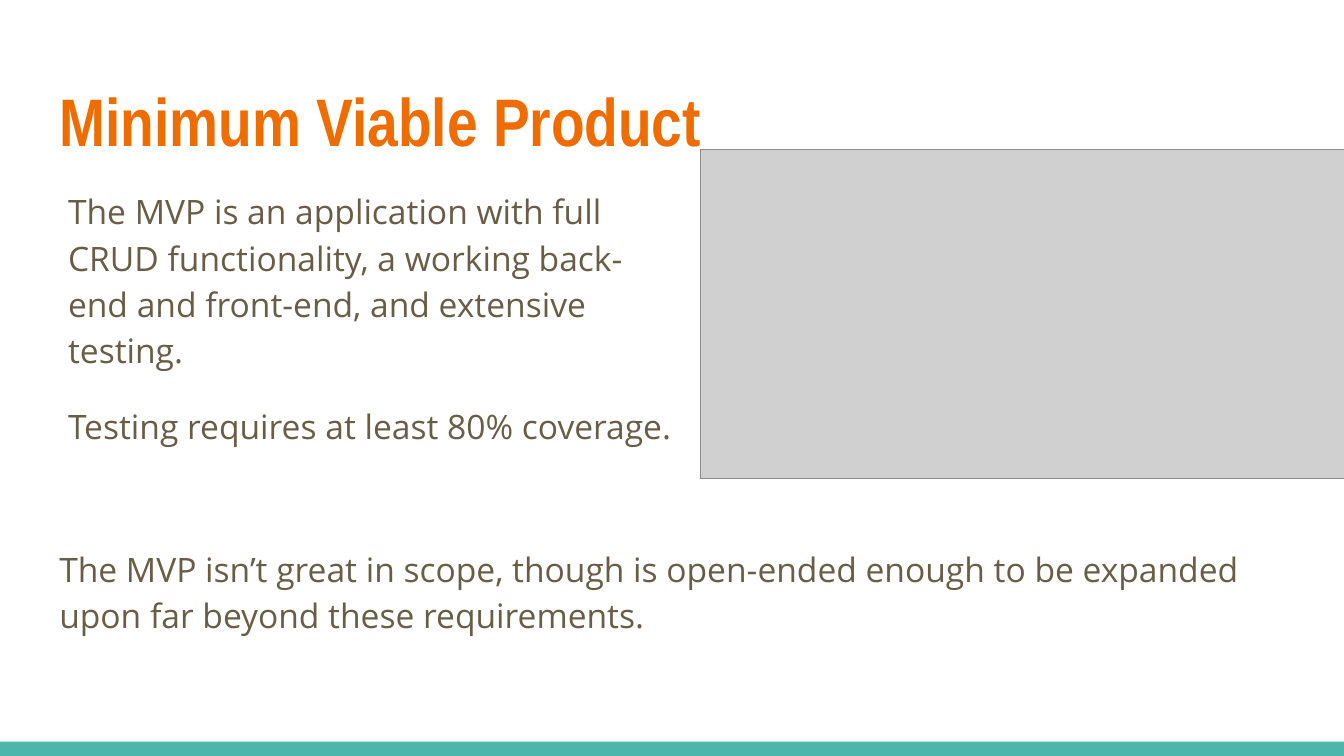
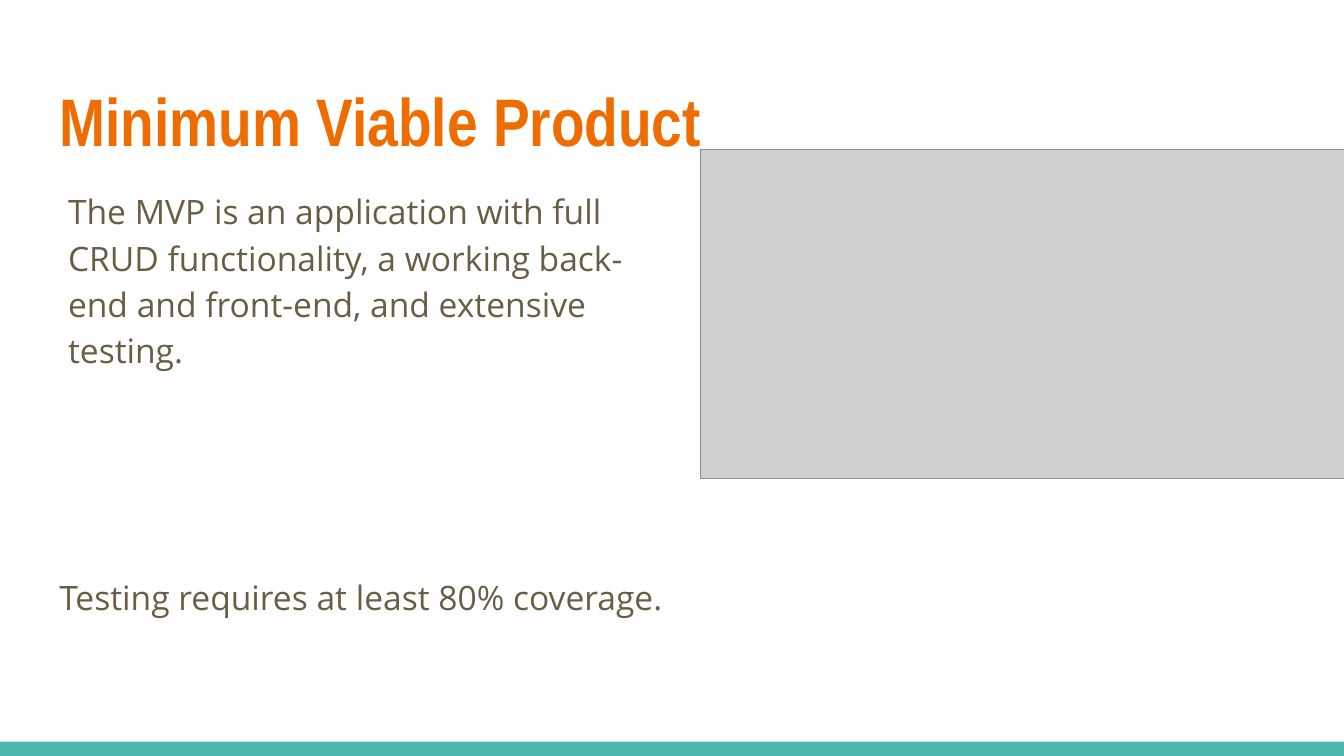
Before and after one commit to Christian-QA/redfern-dnd-website, a slide deck: slide 3 of documentation/MesaDND Presentation.pptx. Drawn at 1344x756 pixels with LibreOffice and Linux fonts; fonts in the diff are those of the drawing; grey boxes stand for pictures. Boxes give left, top, right and bottom in pixels: in the first picture for what was removed or moved away, otherwise in the second. Text is boxed around its words. In the diff, an @@ line names an element or a change of style, - is before the commit and + after.

```diff
--- a/documentation/MesaDND Presentation.pptx
+++ b/documentation/MesaDND Presentation.pptx
@@ text at (68,413,671,447): paragraph removed @@
-Testing requires at least 80% coverage.
@@ text at (59,584,662,618): text changed @@
-The MVP isn’t great in scope, though is open-ended enough to be expanded upon far beyond these requirements.
+Testing requires at least 80% coverage.
```
Also in this commit, not shown: 1 other slide changed, 2 other files.
